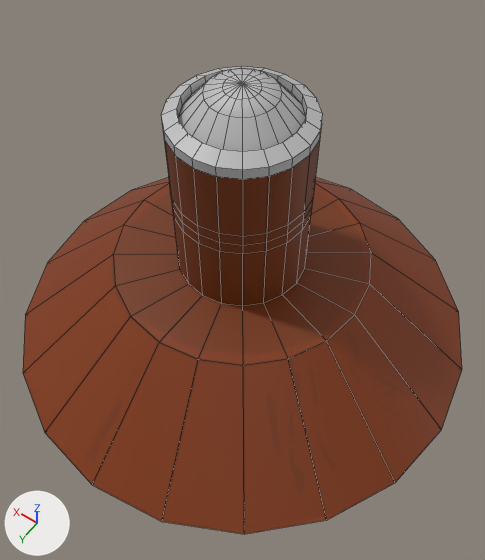
What one commit did to the FBX model Assets/Art Assets/Gun Stand.fbx.
Before and after are seen from a 50 mm camera at (-0.0428, 0.0719, 0.1549) aimed at (0.0021, 0.009, 0.0561). Every picture has the same lights, and +X, +Y and +Z are marked at lower left. Mesh edges are drawn as thin lines. Where no turn or scale is listed for an object, it has been applied to the vertices.

The older version as bpy lines, for what is in view:
```python
me_mesh = bpy.data.meshes.new('Mesh')
me_mesh.from_pydata(...)  # 246 vertices, 264 faces; spans x -0.0236..0.0749, y -0.0493..0.0493, z -0.0776..-0.0158
# faces by material slot: [139, 125]
me_mesh.materials.append(mat_lambert2)  # picture img_turret__tree_house_uv_png
me_mesh.materials.append(mat_default_material)  # grey #bcbcbc
ob_polysurface5 = bpy.data.objects.new('polySurface5', me_mesh)
ob_polysurface5.location = (-0.0171, 0.0, 0.1072)
```
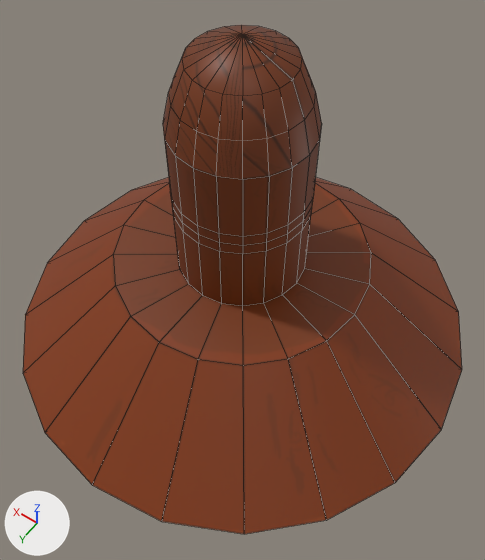
The newer file is also turned or shifted as a whole; pictures and numbers use the older file's frame.

Changed parts and their boxes (x1, y1, x2, y2) in the pictures (485 x 560 px):
'polySurface5', reshaped (9% taller): before (23, 66, 462, 534); after (23, 25, 462, 534)
part 1 of me_mesh, cut back: before (161, 68, 307, 206); after (163, 25, 302, 206)
part 2 of me_mesh, surface changed (grey to brown): before (167, 66, 323, 179); after (175, 55, 322, 179)
part 3 of me_mesh, recoloured: before (216, 167, 243, 179); after (216, 139, 243, 179)

Edits to the bpy script that builds the scene:
```text
Change me_mesh:
    used by ob_polysurface5; location = (-0.0171, 0.0, 0.1072)
    remove me_mesh.from_pydata(...)  # 246 vertices, 264 faces; spans x -0.0236..0.0749, y -0.0493..0.0493, z -0.0776..-0.0158
    add me_mesh.from_pydata(...)  # 182 vertices, 200 faces; spans x -0.0236..0.0749, y -0.0493..0.0493, z -0.0776..-0.0074
    me_mesh part 1
    69 vertices are removed from x 0.0152..0.0363, y -0.0104..0.0106, z -0.0372..-0.0158
    92 faces are deleted
    36 vertices move from x 0.0126..0.0388, y -0.013..0.0131, z -0.0218..-0.0204 to x 0.0141..0.0373, y -0.0116..0.0116, z -0.0175..-0.0114
    5 vertices are added at (0.0257, 0.0, -0.0074), (0.0351, 0.0068, -0.0175), (0.0325, 0.0094, -0.0175), (0.033, 0.0053, -0.0114), (0.031, 0.0073, -0.0114)
    28 new faces join them
    me_mesh part 2: 33 kept faces spanning x 0.0126..0.0388, y -0.0131..0.0131, z -0.0237..-0.0114 get new texture (UV) coordinates
    me_mesh part 3: 35 faces spanning x 0.0126..0.0388, y -0.0131..0.0131, z -0.0414..-0.0114 switch from mat_default_material (grey #bcbcbc) to mat_lambert2 (picture img_turret__tree_house_uv_png)
```
